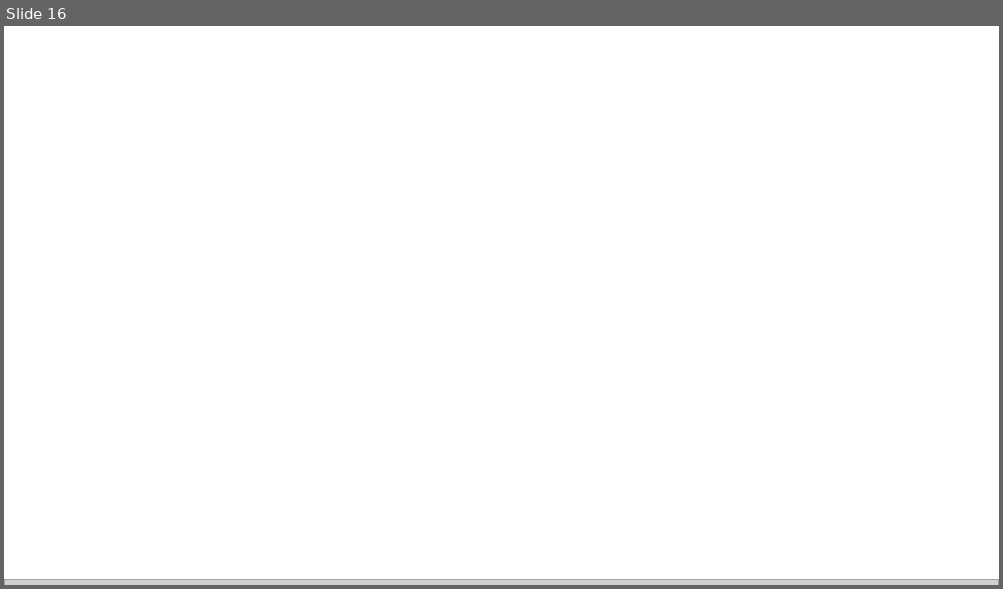
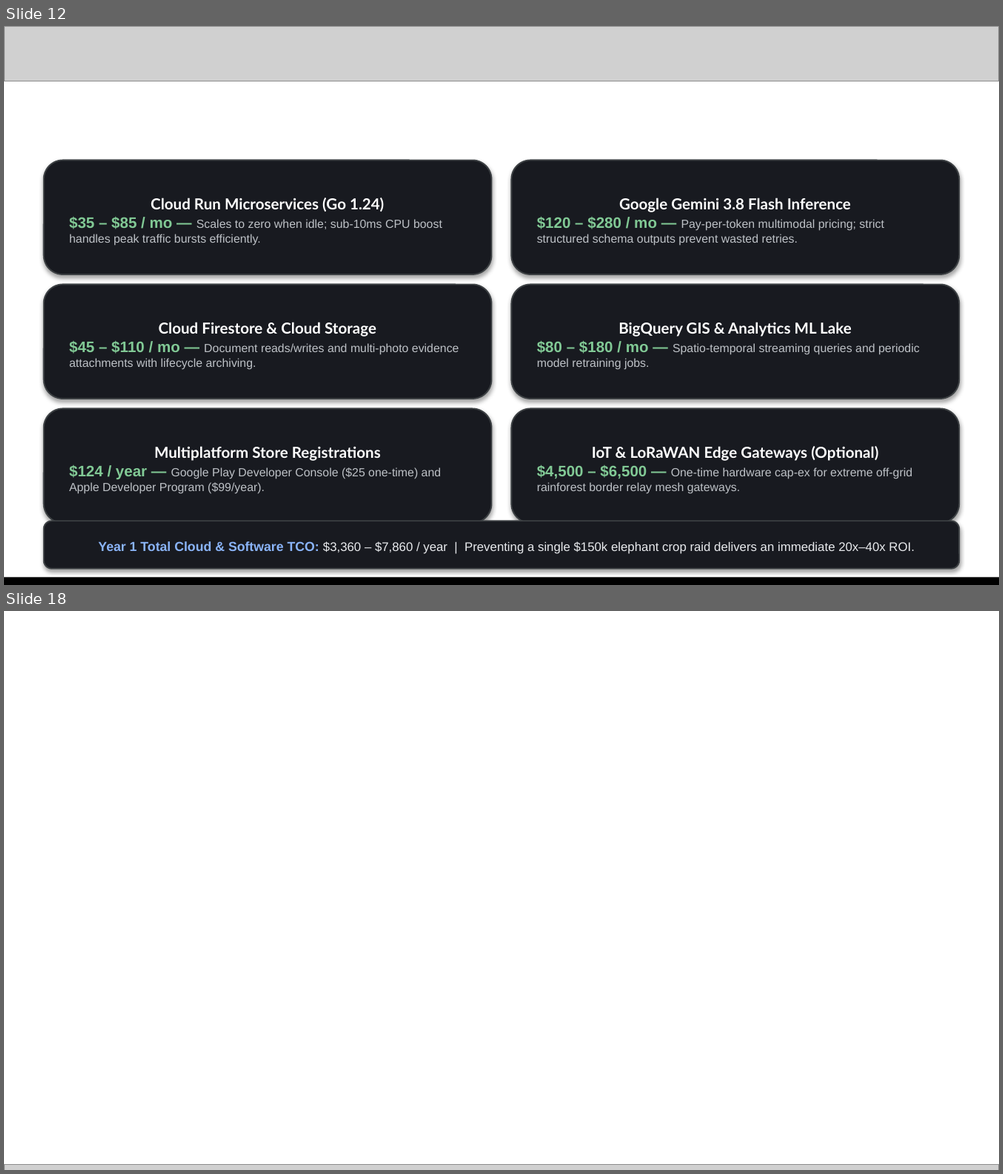
Before and after one commit to CoExistShieldAI/CoExistShieldAI, a slide deck: CoExistShieldAI_AIBuildersCup2026_PitchDeck.pptx. Shown one above the other, each under a label of ours: slide 16 before the commit, slides 12 and 18 after it; the slides between them are not shown. The pictures are 1003x589 and 1003x1174 pixels, drawn with LibreOffice and Linux fonts; fonts in the diff are those of the drawing; grey boxes stand for pictures; background and template pictures are left out. Boxes give left, top, right and bottom in pixels: in the first picture for what was removed or moved away, otherwise in the second. Text is boxed around its words. In the diff, an @@ line names an element or a change of style, - is before the commit and + after.

```diff
--- a/CoExistShieldAI_AIBuildersCup2026_PitchDeck.pptx
+++ b/CoExistShieldAI_AIBuildersCup2026_PitchDeck.pptx
@@ slide 12 added at (x1=4, y1=26, x2=999, y2=585), background #FFFFFF @@
@@ picture added at (x1=4, y1=26, x2=999, y2=81) @@
@@ rounded rectangle added at (x1=44, y1=160, x2=492, y2=275), fill #181A20, outline #3C4043 1 pt, 8.5 pt, text #BDC1C6 @@
+Cloud Run Microservices (Go 1.24)
+$35 – $85 / mo — Scales to zero when idle; sub-10ms CPU boost handles peak traffic bursts efficiently.
@@ rounded rectangle added at (x1=511, y1=160, x2=959, y2=275), fill #181A20, outline #3C4043 1 pt, 8.5 pt, text #BDC1C6 @@
+Google Gemini 3.8 Flash Inference
+$120 – $280 / mo — Pay-per-token multimodal pricing; strict structured schema outputs prevent wasted retries.
@@ rounded rectangle added at (x1=44, y1=284, x2=492, y2=399), fill #181A20, outline #3C4043 1 pt, 8.5 pt, text #BDC1C6 @@
+Cloud Firestore & Cloud Storage
+$45 – $110 / mo — Document reads/writes and multi-photo evidence attachments with lifecycle archiving.
@@ rounded rectangle added at (x1=511, y1=284, x2=959, y2=399), fill #181A20, outline #3C4043 1 pt, 8.5 pt, text #BDC1C6 @@
+BigQuery GIS & Analytics ML Lake
+$80 – $180 / mo — Spatio-temporal streaming queries and periodic model retraining jobs.
@@ rounded rectangle added at (x1=44, y1=409, x2=492, y2=523), fill #181A20, outline #3C4043 1 pt, 8.5 pt, text #BDC1C6 @@
+Multiplatform Store Registrations
+$124 / year — Google Play Developer Console ($25 one-time) and Apple Developer Program ($99/year).
@@ rounded rectangle added at (x1=511, y1=409, x2=959, y2=523), fill #181A20, outline #3C4043 1 pt, 8.5 pt, text #BDC1C6 @@
+IoT & LoRaWAN Edge Gateways (Optional)
+$4,500 – $6,500 — One-time hardware cap-ex for extreme off-grid rainforest border relay mesh gateways.
@@ rounded rectangle added at (x1=44, y1=521, x2=959, y2=569), fill #181A20, outline #3C4043 1 pt, 9 pt, text #E8EAED @@
+Year 1 Total Cloud & Software TCO: $3,360 – $7,860 / year | Preventing a single $150k elephant crop raid delivers an immediate 20x–40x ROI.
@@ picture added at (x1=4, y1=580, x2=999, y2=585) @@
@@ rectangle added at (x1=4, y1=578, x2=999, y2=585), fill #000000 @@
@@ what was slide 16 is now slide 18 @@
```
Also in this commit, not shown: 12 slides changed, 4 other slides added, 3 slides removed, 12 other files.
